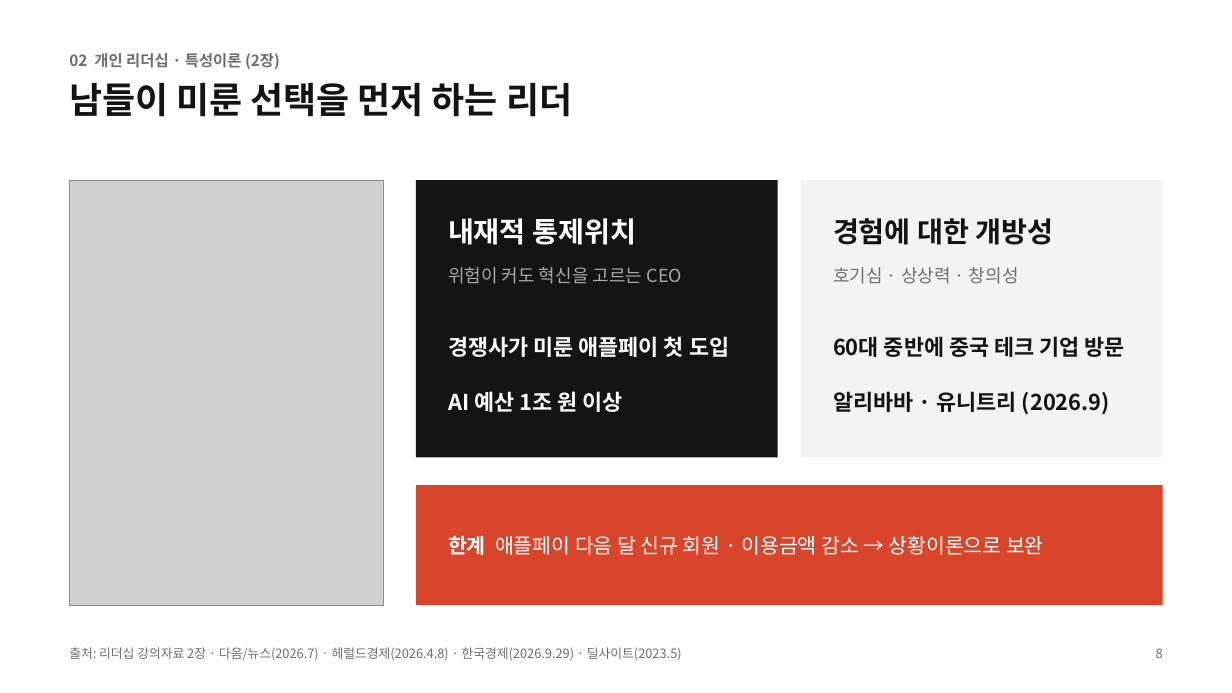
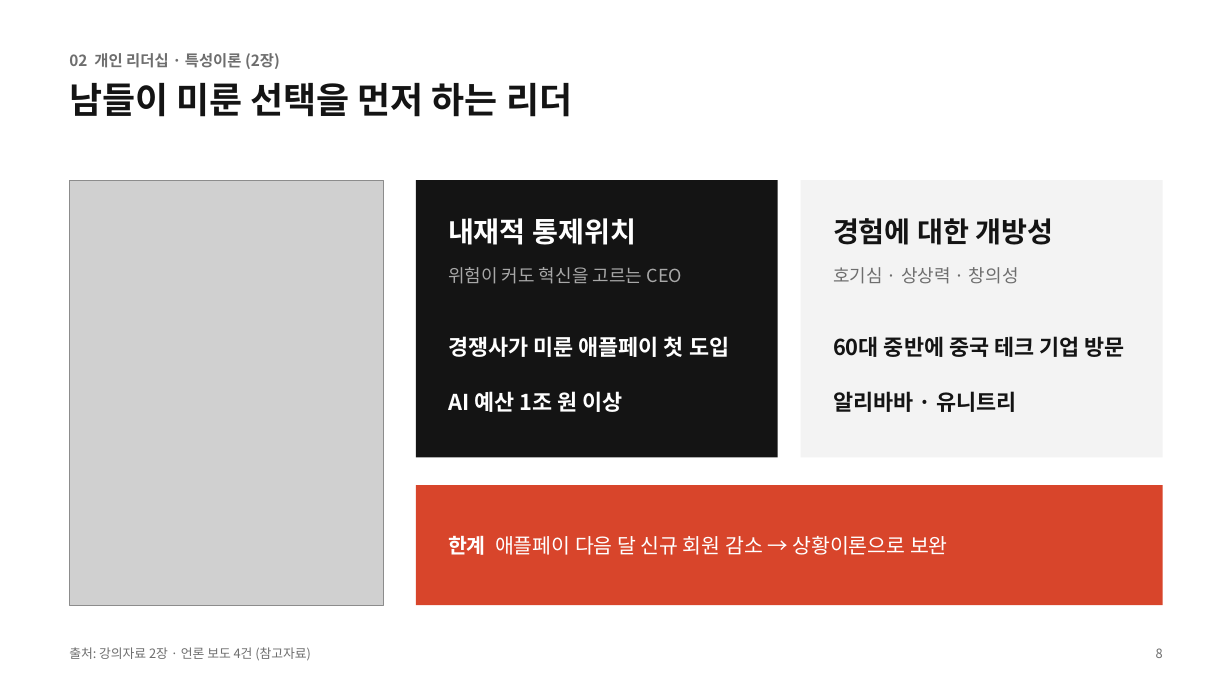
Before and after one commit to NATHAN18-ABLE/for-nathan, a slide deck: slide 8 of leadership-ppt/leadership-final.pptx. Drawn at 1232x693 pixels with LibreOffice and Linux fonts; fonts in the diff are those of the drawing; grey boxes stand for pictures. Boxes give left, top, right and bottom in pixels: in the first picture for what was removed or moved away, otherwise in the second. Text is boxed around its words. In the diff, an @@ line names an element or a change of style, - is before the commit and + after.

```diff
--- a/leadership-ppt/leadership-final.pptx
+++ b/leadership-ppt/leadership-final.pptx
@@ text at bbox=[833, 391, 1016, 412]: text changed @@
-알리바바 · 유니트리 (2026.9)
+알리바바 · 유니트리
@@ text at bbox=[448, 536, 948, 555]: text changed @@
-한계 애플페이 다음 달 신규 회원 · 이용금액 감소 → 상황이론으로 보완
+한계 애플페이 다음 달 신규 회원 감소 → 상황이론으로 보완
@@ text at bbox=[69, 647, 311, 661]: text changed @@
-출처: 리더십 강의자료 2장 · 다음/뉴스(2026.7) · 헤럴드경제(2026.4.8) · 한국경제(2026.9.29) · 딜사이트(2023.5)
+출처: 강의자료 2장 · 언론 보도 4건 (참고자료)
```
Also in this commit, not shown: 10 other slides changed, 4 other files.
